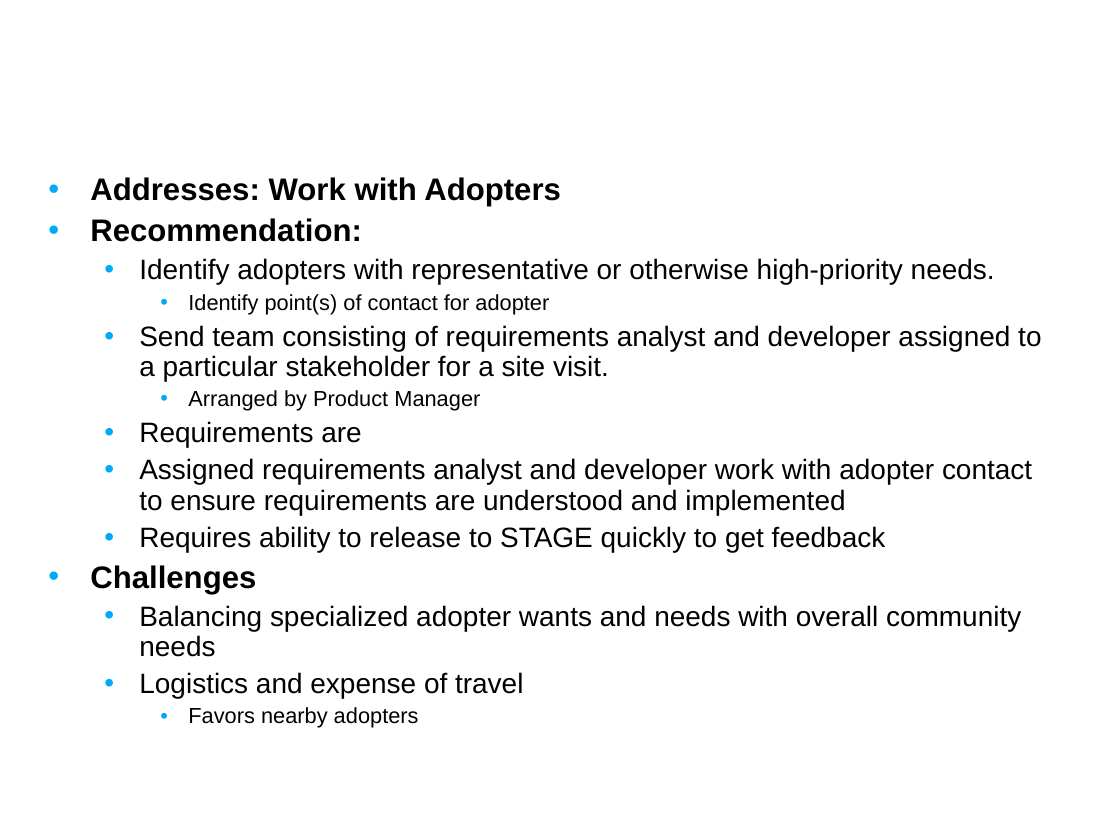
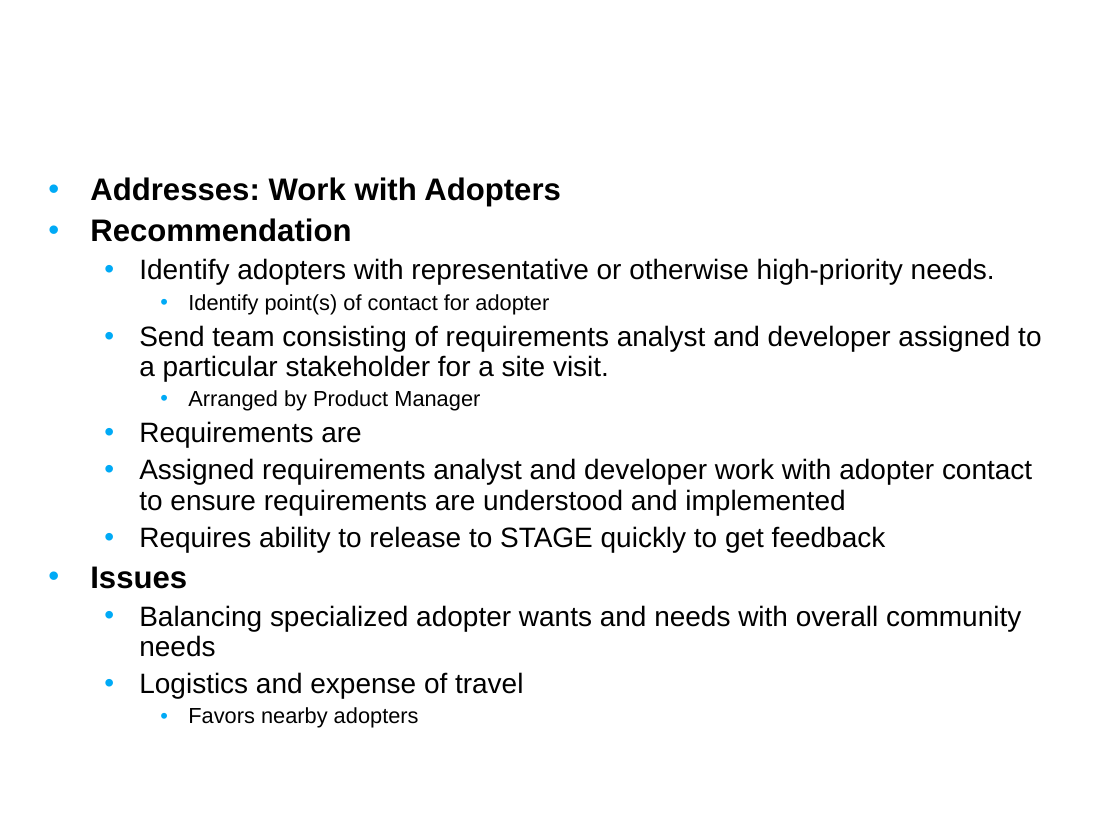
Before and after one commit to NCIP/caarray-docs, a slide deck: slide 11 of environment/references/process_improvement_proposal.ppt. Drawn at 1120x840 pixels with LibreOffice and Linux fonts; fonts in the diff are those of the drawing; background and template pictures are left out. Boxes give left, top, right and bottom in pixels: in the first picture for what was removed or moved away, otherwise in the second. Text is boxed around its words. In the diff, an @@ line names an element or a change of style, - is before the commit and + after.

```diff
--- a/environment/references/process_improvement_proposal.ppt
+++ b/environment/references/process_improvement_proposal.ppt
@@ text at [90, 218, 351, 242]: text changed @@
-• Recommendation:
+• Recommendation
@@ text at [90, 566, 187, 589]: text changed @@
-• Challenges
+• Issues
```
Also in this commit, not shown: 11 other slides changed, 2 slides added.
